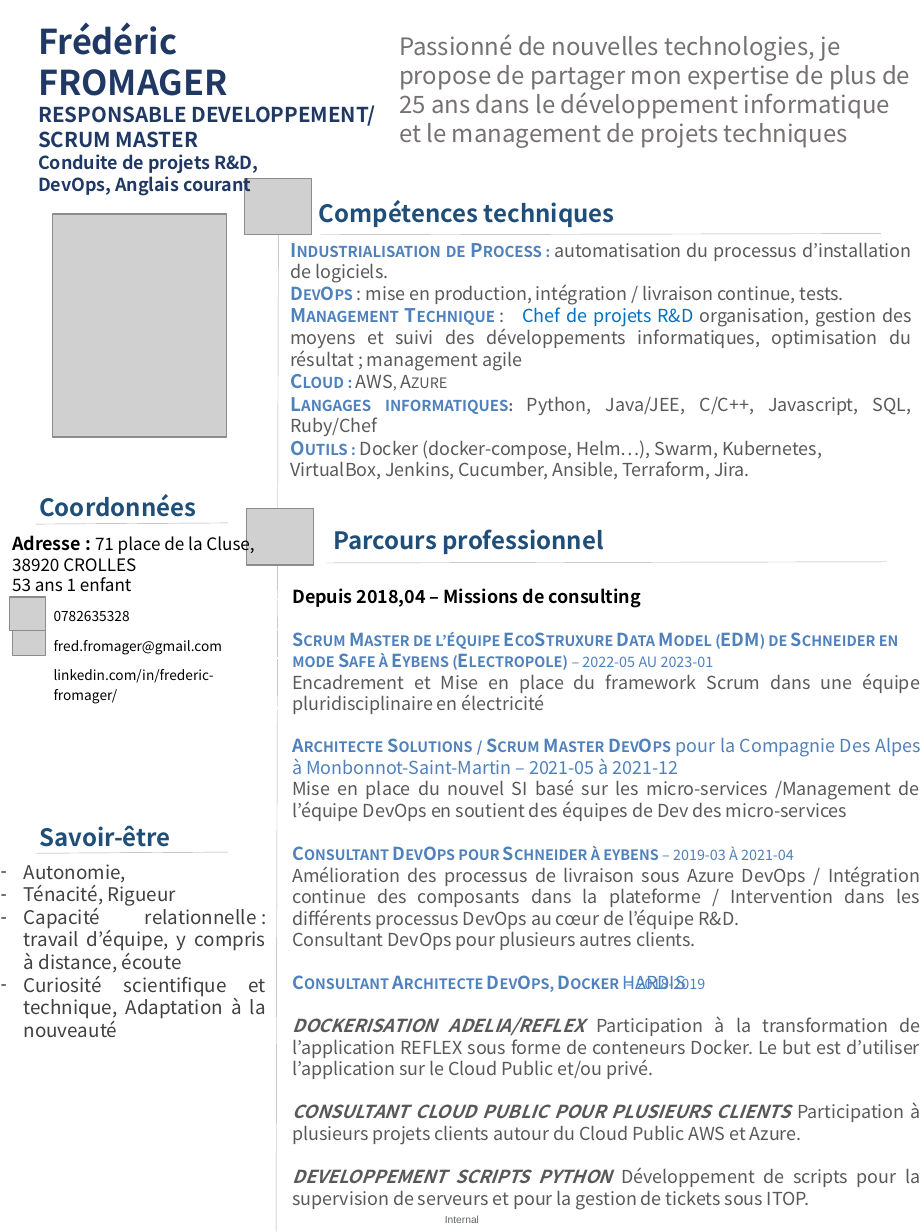
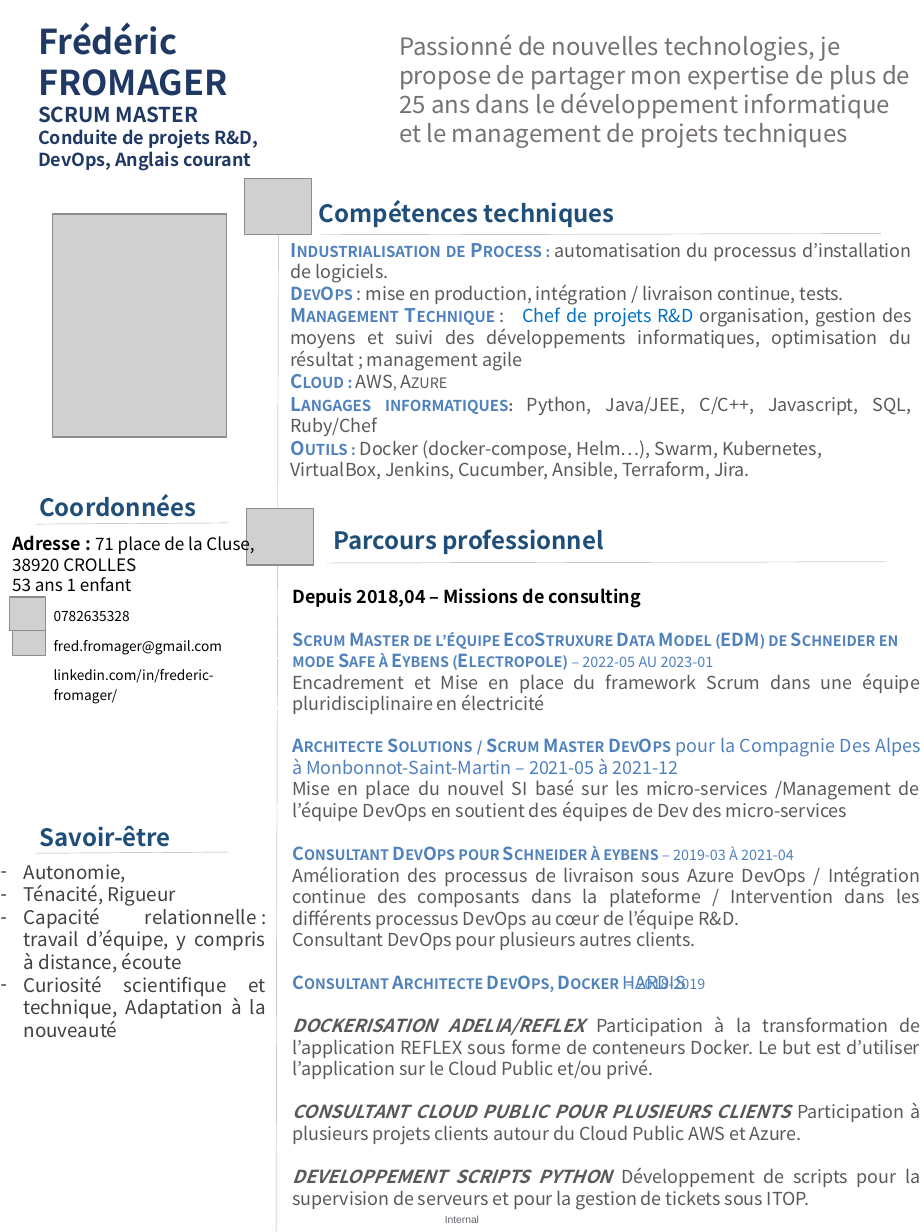
Before and after one commit to Solifred38/cv, a slide deck: slide 1 of CV_FFROMAGER.pptx. Drawn at 924x1232 pixels with LibreOffice and Linux fonts; fonts in the diff are those of the drawing; grey boxes stand for pictures; background and template pictures are left out. Boxes give left, top, right and bottom in pixels: in the first picture for what was removed or moved away, otherwise in the second. Text is boxed around its words. In the diff, an @@ line names an element or a change of style, - is before the commit and + after.

Commit message:
update CV pour scrum master

```diff
--- a/CV_FFROMAGER.pptx
+++ b/CV_FFROMAGER.pptx
@@ text at (x1=38, y1=106, x2=198, y2=123): text changed @@
-RESPONSABLE DEVELOPPEMENT/ SCRUM MASTER
+SCRUM MASTER
```
Also in this commit, not shown: 1 other file.
